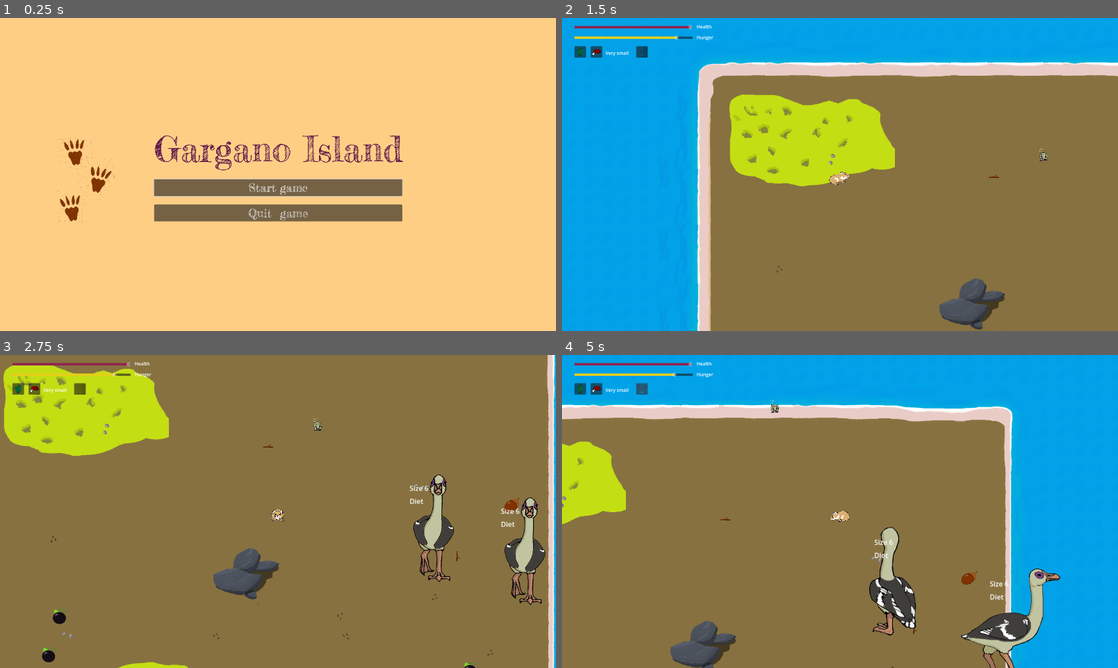
Above: before the commit, frames 1-4 (two rows, left to right).
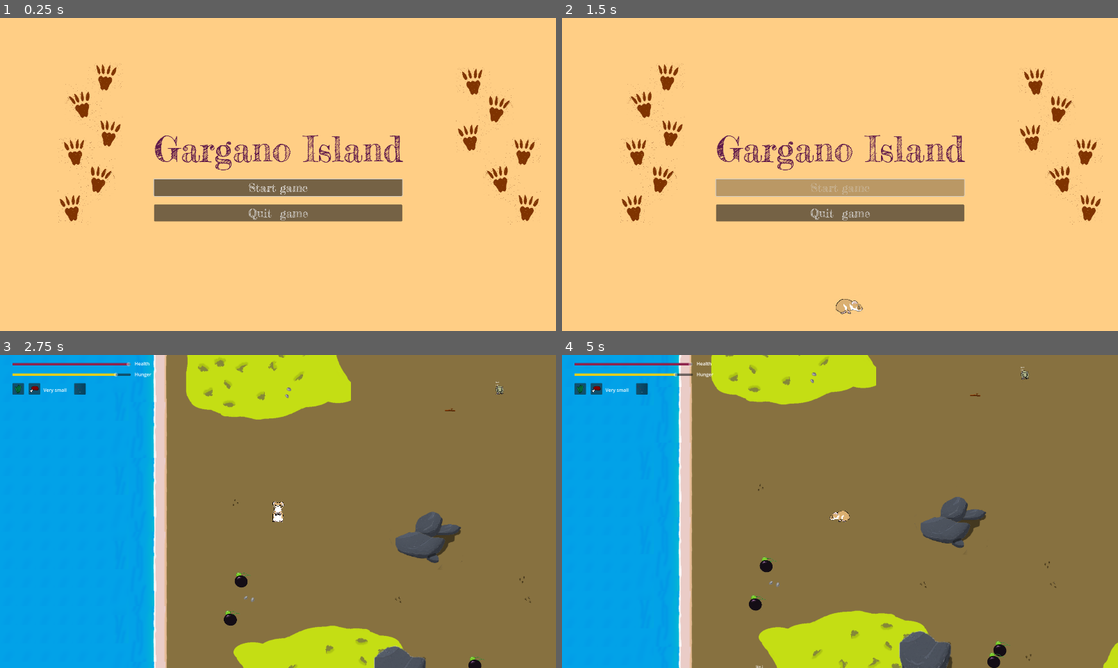
Above: after the commit, the same moments.

Repository: nialsiG/GMTK2024
Game: Godot game, scene res://scenes/start_menu.tscn
Same seed, same stepped clock (60 frames per second), same inputs: the game is played once before the commit and once after it. The engine's default icon, where the game draws it, is replaced by a stand-in: a white triangle on a blue panel in a dark square.
Inputs:
- Up to frame 1 (0.25 s): no input
- Up to frame 2 (1.5 s): click "Start game" at 0.5 s; hold D (move_right) from 1.28 s (still down); tap Space (attack) at 1.35 s
- Up to frame 3 (2.75 s): release D (move_right) at 2.03 s; hold S (move_down) from 2.03 s (still down); tap Space (attack) at 2.1 s
- Up to frame 4 (5 s): release S (move_down) at 2.78 s; hold D (move_right) 2.78-3.53 s; tap Space (attack) at 2.85, 3.6, 4.35 s; hold W (move_up) 3.53-4.28 s; hold A (move_left) from 4.28 s (still down)

The runs differ from the first frame. In frame 1, 1.4% of the frame differs, in the area x 11-98%, y 14-66%; in frame 2, 98%, in the area x 0-100%, y 0-100%; in frame 3, 44%; in frame 4, 61%.

Commit message:
Feature: Added icons for small and heavy Feature added sounds for goose when chasing and fleeing. Reduced default goose size by one Feature: added more traces on start screen, added honk noise and animation on starting Chores: Created animated sprite for player

Diff:
--- /dev/null
+++ b/Gmtk 2024/assets/sprites/player.tres
@@ -0,0 +1,85 @@
+[gd_resource type="SpriteFrames" load_steps=12 format=3 uid="uid://cgwmfc675gf35"]
+
+[ext_resource type="Texture2D" uid="uid://61y76uxq6atj" path="res://assets/sprites/Player/hamster_idle_face_01.png" id="1_l43hu"]
+[ext_resource type="Texture2D" uid="uid://bpdhoxb4rmy08" path="res://assets/sprites/Player/hamster_idle_side_01.png" id="2_ucuq4"]
+[ext_resource type="Texture2D" uid="uid://v6a3tt27udgp" path="res://assets/sprites/Player/hamster_idle_back_01.png" id="3_oo2p4"]
+[ext_resource type="Texture2D" uid="uid://b1mi803js6jeg" path="res://assets/sprites/Player/hamster_side_moving_01.png" id="4_wrqpe"]
+[ext_resource type="Texture2D" uid="uid://ctqpc1x4kj4sr" path="res://assets/sprites/Player/hamster_side_moving_02.png" id="5_lk2w0"]
+[ext_resource type="Texture2D" uid="uid://bcxbtw1h8ic5x" path="res://assets/sprites/Player/hamster_side_moving_03.png" id="6_6533u"]
+[ext_resource type="Texture2D" uid="uid://dplakeg7qs6u2" path="res://assets/sprites/Player/hamster_side_moving_04.png" id="7_4kulk"]
+[ext_resource type="Texture2D" uid="uid://djdnvxqrgco4k" path="res://assets/sprites/Player/hamster_side_moving_05.png" id="8_bwbvv"]
+[ext_resource type="Texture2D" uid="uid://ctkmr8xdb6enf" path="res://assets/sprites/Player/hamster_side_moving_06.png" id="9_pt1fn"]
+[ext_resource type="Texture2D" uid="uid://dglap0318bct2" path="res://assets/sprites/Player/hamster_side_moving_07.png" id="10_dj0jj"]
+[ext_resource type="Texture2D" uid="uid://c15a3v6ute750" path="res://assets/sprites/Player/hamster_side_moving_08.png" id="11_ibpos"]
+
+[resource]
+animations = [{
+"frames": [{
+"duration": 1.0,
+"texture": ExtResource("1_l43hu")
+}],
+"loop": true,
+"name": &"Down",
+"speed": 5.0
+}, {
+"frames": [{
+"duration": 1.0,
+"texture": ExtResource("1_l43hu")
+}],
+"loop": true,
+"name": &"Idle_Down",
+"speed": 5.0
+}, {
+"frames": [{
+"duration": 1.0,
+"texture": ExtResource("2_ucuq4")
+}],
+"loop": true,
+"name": &"Idle_Right",
+"speed": 5.0
+}, {
+"frames": [{
+"duration": 1.0,
+"texture": ExtResource("3_oo2p4")
+}],
+"loop": true,
+"name": &"Idle_Up",
+"speed": 5.0
+}, {
+"frames": [{
+"duration": 1.0,
+"texture": ExtResource("4_wrqpe")
+}, {
+"duration": 1.0,
+"texture": ExtResource("5_lk2w0")
+}, {
+"duration": 1.0,
+"texture": ExtResource("6_6533u")
+}, {
+"duration": 1.0,
+"texture": ExtResource("7_4kulk")
+}, {
+"duration": 1.0,
+"texture": ExtResource("8_bwbvv")
+}, {
+"duration": 1.0,
+"texture": ExtResource("9_pt1fn")
+}, {
+"duration": 1.0,
+"texture": ExtResource("10_dj0jj")
+}, {
+"duration": 1.0,
+"texture": ExtResource("11_ibpos")
+}],
+"loop": true,
+"name": &"Right",
+"speed": 10.0
+}, {
+"frames": [{
+"duration": 1.0,
+"texture": ExtResource("3_oo2p4")
+}],
+"loop": true,
+"name": &"Up",
+"speed": 5.0
+}]
--- a/Gmtk 2024/scenes/Animals/Garganomis.tscn
+++ b/Gmtk 2024/scenes/Animals/Garganomis.tscn
@@ -1,8 +1,10 @@
-[gd_scene load_steps=6 format=3 uid="uid://di8qff821ygdf"]
+[gd_scene load_steps=8 format=3 uid="uid://di8qff821ygdf"]
 
 [ext_resource type="PackedScene" uid="uid://q25xtiarjdfc" path="res://scenes/Animals/deinogalerix.tscn" id="1_p3d56"]
 [ext_resource type="Script" path="res://scripts/Animals/Garganomis.gd" id="2_h5ikr"]
 [ext_resource type="SpriteFrames" uid="uid://drp6wlx62prm8" path="res://assets/sprites/Animals/garganomis/Garganomis.tres" id="3_06okc"]
+[ext_resource type="AudioStream" uid="uid://dpox0yxacwbcs" path="res://assets/Sounds/aggresive_goose.mp3" id="4_byftv"]
+[ext_resource type="AudioStream" uid="uid://bqefseyajckvv" path="res://assets/Sounds/fleeing_goose.mp3" id="5_rmcm4"]
 
 [sub_resource type="CapsuleShape2D" id="CapsuleShape2D_g3ke5"]
 radius = 25.0
@@ -11,7 +13,7 @@
 [sub_resource type="CircleShape2D" id="CircleShape2D_xxdnw"]
 radius = 120.0
 
-[node name="deinogalerix" instance=ExtResource("1_p3d56")]
+[node name="deinogalerix2" instance=ExtResource("1_p3d56")]
 script = ExtResource("2_h5ikr")
 
 [node name="CollisionShape2D" parent="." index="0"]
@@ -19,7 +21,16 @@
 
 [node name="Sprite2D" parent="." index="1"]
 sprite_frames = ExtResource("3_06okc")
-animation = &"Up"
+animation = &"Idle_Up"
 
 [node name="CollisionShape2D" parent="Area2D" index="0"]
 shape = SubResource("CircleShape2D_xxdnw")
+
+[node name="ChasingSoundPlayer" parent="." index="3"]
+stream = ExtResource("4_byftv")
+volume_db = 24.0
+max_distance = 1000.0
+
+[node name="FleeingSoundPlayer" parent="." index="4"]
+stream = ExtResource("5_rmcm4")
+volume_db = 24.0
--- a/Gmtk 2024/scenes/Animals/Mikrotia.tscn
+++ b/Gmtk 2024/scenes/Animals/Mikrotia.tscn
@@ -8,11 +8,12 @@
 [sub_resource type="CircleShape2D" id="CircleShape2D_5nilg"]
 radius = 600.0
 
-[node name="deinogalerix" instance=ExtResource("1_qeo52")]
+[node name="deinogalerix3" instance=ExtResource("1_qeo52")]
 script = ExtResource("2_jqakm")
 
 [node name="Sprite2D" parent="." index="1"]
 sprite_frames = ExtResource("3_f4rfx")
+animation = &"Down"
 
 [node name="CollisionShape2D" parent="Area2D" index="0"]
 shape = SubResource("CircleShape2D_5nilg")
--- a/Gmtk 2024/scenes/Animals/Tyto.tscn
+++ b/Gmtk 2024/scenes/Animals/Tyto.tscn
@@ -8,7 +8,7 @@
 [sub_resource type="CircleShape2D" id="CircleShape2D_0nywd"]
 radius = 400.0
 
-[node name="deinogalerix" instance=ExtResource("1_janl0")]
+[node name="deinogalerix4" instance=ExtResource("1_janl0")]
 scale = Vector2(1.2, 1.2)
 collision_layer = 2
 collision_mask = 2
@@ -16,7 +16,7 @@
 
 [node name="Sprite2D" parent="." index="1"]
 sprite_frames = ExtResource("2_88tv6")
-animation = &"Down"
+animation = &"Idle_Up"
 
 [node name="CollisionShape2D" parent="Area2D" index="0"]
 shape = SubResource("CircleShape2D_0nywd")
--- a/Gmtk 2024/scenes/Animals/deinogalerix.tscn
+++ b/Gmtk 2024/scenes/Animals/deinogalerix.tscn
@@ -21,7 +21,7 @@
 [node name="Sprite2D" type="AnimatedSprite2D" parent="."]
 scale = Vector2(0.5, 0.5)
 sprite_frames = ExtResource("2_noffp")
-animation = &"Down"
+animation = &"Idle_Down"
 
 [node name="Area2D" type="Area2D" parent="."]
 
--- a/Gmtk 2024/scenes/Generators/EvolutionChoiceGenerator.gd
+++ b/Gmtk 2024/scenes/Generators/EvolutionChoiceGenerator.gd
@@ -9,11 +9,11 @@
 
 func _ready():
 	var nanism = CreateChoice("Nanism",
-	"You become smaller. Your food needs are reduced and so is your speed. More animal are predators to you.",
+	"You become smaller. Your food needs are reduced but more animals are predators to you.",
 	 enums.evolution.NANISM, "res://assets/sprites/Icons/IconNanism.png")
 
 	var gigantism = CreateChoice("Gigantism",
-	"You become bigger. Your food needs are increased and so is your speed. You can predate more animals.",
+	"You become bigger. Your food needs are increased and you can predate more animals.",
 	enums.evolution.GIGANTISM, "res://assets/sprites/Icons/IconGigantism.png")
 
 	var dietCarni = CreateChoice("Carnivore",
@@ -46,11 +46,11 @@
 
 	var lightness = CreateChoice("Lightness",
 	"Your frame is lighter, you become faster",
-	enums.evolution.LIGHTNESS, "res://assets/sprites/Icons/IconEfficiency.png")
+	enums.evolution.LIGHTNESS, "res://assets/sprites/Icons/IconLightness.png")
 
 	var heavyness = CreateChoice("heavyness",
 	"Your frame becomes heavier, you become slower",
-	enums.evolution.HEAVYNESS, "res://assets/sprites/Icons/IconEfficiency.png")
+	enums.evolution.HEAVYNESS, "res://assets/sprites/Icons/IconHeavy.png")
 
 	var color = CreateChoice("Coat",
 	"Your coat evolved, maybe it was not the best color, but it is who you are now",
@@ -68,6 +68,8 @@
 	_allEvolutions.append(efficiency)
 	_allEvolutions.append(agility)
 	_allEvolutions.append(color)
+	_allEvolutions.append(heavyness)
+	_allEvolutions.append(lightness)
 
 	_enemyEvolutions.append(nanism)
 	_enemyEvolutions.append(gigantism)
@@ -78,6 +80,8 @@
 	_enemyEvolutions.append(dietCarni)
 	_enemyEvolutions.append(color)
 	_enemyEvolutions.append(color)
+	_enemyEvolutions.append(heavyness)
+	_enemyEvolutions.append(lightness)
 
 func CreateChoice(evolName : String, description : String, evol : enums.evolution, path : String) -> EvolutionChoice:
 	var evolChoice = evolutionChoiceScript.new()
--- a/Gmtk 2024/scenes/TestViewAnimals.tscn
+++ b/Gmtk 2024/scenes/TestViewAnimals.tscn
@@ -1,10 +1,8 @@
-[gd_scene load_steps=10 format=3 uid="uid://eywd4ny71022"]
+[gd_scene load_steps=8 format=3 uid="uid://eywd4ny71022"]
 
 [ext_resource type="PackedScene" uid="uid://bkxmx828vv8d8" path="res://scenes/Animals/Tyto.tscn" id="1_symas"]
 [ext_resource type="PackedScene" uid="uid://q25xtiarjdfc" path="res://scenes/Animals/deinogalerix.tscn" id="2_fm5o0"]
-[ext_resource type="PackedScene" uid="uid://di8qff821ygdf" path="res://scenes/Animals/Garganomis.tscn" id="3_ig71k"]
 [ext_resource type="PackedScene" uid="uid://dqg7jad33ecwk" path="res://scenes/Animals/Mikrotia.tscn" id="4_8rjmj"]
-[ext_resource type="PackedScene" uid="uid://bdsqtikpmbisd" path="res://scenes/Animals/Prolagus.tscn" id="5_sx5rp"]
 [ext_resource type="PackedScene" uid="uid://c3mp8p0p305a3" path="res://scenes/player.tscn" id="6_evm0s"]
 [ext_resource type="Script" path="res://scenes/Meat.gd" id="7_jkstp"]
 [ext_resource type="PackedScene" uid="uid://i8vmvgudegbb" path="res://scenes/Plants/plant_morelle.tscn" id="7_lt5kp"]
@@ -13,20 +11,13 @@
 [node name="TestViewAnimals" type="Node2D"]
 
 [node name="Tyto" parent="." instance=ExtResource("1_symas")]
-position = Vector2(527, 0)
+position = Vector2(981.185, 56.9692)
 
 [node name="deinogalerix" parent="." instance=ExtResource("2_fm5o0")]
-position = Vector2(-122, 0)
-
-[node name="Garganomis" parent="." instance=ExtResource("3_ig71k")]
-position = Vector2(933, 0)
+position = Vector2(909.185, 530.969)
 
 [node name="Mikrotia" parent="." instance=ExtResource("4_8rjmj")]
-position = Vector2(-368.815, -0.0307922)
-
-[node name="Prolagus" parent="." instance=ExtResource("5_sx5rp")]
-position = Vector2(148, -2.27374e-13)
-scale = Vector2(0.8, 0.8)
+position = Vector2(1240.19, 730.969)
 
 [node name="PlayerMicro" parent="." instance=ExtResource("6_evm0s")]
 position = Vector2(-617.815, -419.031)
--- a/Gmtk 2024/scenes/player.tscn
+++ b/Gmtk 2024/scenes/player.tscn
@@ -1,119 +1,8 @@
-[gd_scene load_steps=24 format=3 uid="uid://c3mp8p0p305a3"]
+[gd_scene load_steps=5 format=3 uid="uid://c3mp8p0p305a3"]
 
 [ext_resource type="Script" path="res://scripts/player.gd" id="1_8cnlt"]
-[ext_resource type="Texture2D" uid="uid://dnmcfbn4lx22d" path="res://assets/sprites/Player/hamster_moving_down_01.png" id="3_bixbw"]
-[ext_resource type="Texture2D" uid="uid://bibprhb4qvxfn" path="res://assets/sprites/Player/hamster_moving_down_02.png" id="4_lhf52"]
-[ext_resource type="Texture2D" uid="uid://bpdhoxb4rmy08" path="res://assets/sprites/Player/hamster_idle_side_01.png" id="4_xvqug"]
-[ext_resource type="Texture2D" uid="uid://b1mi803js6jeg" path="res://assets/sprites/Player/hamster_side_moving_01.png" id="5_1unu8"]
-[ext_resource type="Texture2D" uid="uid://v6a3tt27udgp" path="res://assets/sprites/Player/hamster_idle_back_01.png" id="5_gx3ou"]
-[ext_resource type="Texture2D" uid="uid://61y76uxq6atj" path="res://assets/sprites/Player/hamster_idle_face_01.png" id="5_hf8so"]
-[ext_resource type="Texture2D" uid="uid://4kere5di28cw" path="res://assets/sprites/Player/hamster_moving_down_03.png" id="5_m54vq"]
-[ext_resource type="Texture2D" uid="uid://cowvmcpscyrea" path="res://assets/sprites/Player/hamster_moving_down_04.png" id="6_jjrqj"]
-[ext_resource type="Texture2D" uid="uid://ctqpc1x4kj4sr" path="res://assets/sprites/Player/hamster_side_moving_02.png" id="6_v41hh"]
-[ext_resource type="Texture2D" uid="uid://yhby1l8wmpvj" path="res://assets/sprites/Player/hamster_moving_down_05.png" id="7_5yfas"]
+[ext_resource type="SpriteFrames" uid="uid://cgwmfc675gf35" path="res://assets/sprites/player.tres" id="2_bg7yk"]
 [ext_resource type="AudioStream" uid="uid://w8jgorboi33h" path="res://assets/Sounds/Ate.wav" id="7_7nei2"]
-[ext_resource type="Texture2D" uid="uid://bcxbtw1h8ic5x" path="res://assets/sprites/Player/hamster_side_moving_03.png" id="7_gavtk"]
-[ext_resource type="Texture2D" uid="uid://1wx722su63uy" path="res://assets/sprites/Player/hamster_moving_down_06.png" id="8_ke4c4"]
-[ext_resource type="Texture2D" uid="uid://dplakeg7qs6u2" path="res://assets/sprites/Player/hamster_side_moving_04.png" id="8_nabgh"]
-[ext_resource type="Texture2D" uid="uid://djdnvxqrgco4k" path="res://assets/sprites/Player/hamster_side_moving_05.png" id="9_6j7iy"]
-[ext_resource type="Texture2D" uid="uid://cr8yodg8smmiu" path="res://assets/sprites/Player/hamster_moving_down_07.png" id="9_sj8f7"]
-[ext_resource type="Texture2D" uid="uid://lufdcqd0nar" path="res://assets/sprites/Player/hamster_moving_down_08.png" id="10_414md"]
-[ext_resource type="Texture2D" uid="uid://ctkmr8xdb6enf" path="res://assets/sprites/Player/hamster_side_moving_06.png" id="10_tyavp"]
-[ext_resource type="Texture2D" uid="uid://dglap0318bct2" path="res://assets/sprites/Player/hamster_side_moving_07.png" id="11_isr48"]
-[ext_resource type="Texture2D" uid="uid://c15a3v6ute750" path="res://assets/sprites/Player/hamster_side_moving_08.png" id="12_uk50g"]
-
-[sub_resource type="SpriteFrames" id="SpriteFrames_20df6"]
-animations = [{
-"frames": [{
-"duration": 1.0,
-"texture": ExtResource("3_bixbw")
-}, {
-"duration": 1.0,
-"texture": ExtResource("4_lhf52")
-}, {
-"duration": 1.0,
-"texture": ExtResource("5_m54vq")
-}, {
-"duration": 1.0,
-"texture": ExtResource("6_jjrqj")
-}, {
-"duration": 1.0,
-"texture": ExtResource("7_5yfas")
-}, {
-"duration": 1.0,
-"texture": ExtResource("8_ke4c4")
-}, {
-"duration": 1.0,
-"texture": ExtResource("9_sj8f7")
-}, {
-"duration": 1.0,
-"texture": ExtResource("10_414md")
-}],
-"loop": true,
-"name": &"Down",
-"speed": 10.0
-}, {
-"frames": [{
-"duration": 1.0,
-"texture": ExtResource("5_hf8so")
-}],
-"loop": true,
-"name": &"Idle_Down",
-"speed": 10.0
-}, {
-"frames": [{
-"duration": 1.0,
-"texture": ExtResource("4_xvqug")
-}],
-"loop": true,
-"name": &"Idle_Right",
-"speed": 5.0
-}, {
-"frames": [{
-"duration": 1.0,
-"texture": ExtResource("5_gx3ou")
-}],
-"loop": true,
-"name": &"Idle_Up",
-"speed": 5.0
-}, {
-"frames": [{
-"duration": 1.0,
-"texture": ExtResource("5_1unu8")
-}, {
-"duration": 1.0,
-"texture": ExtResource("6_v41hh")
-}, {
-"duration": 1.0,
-"texture": ExtResource("7_gavtk")
-}, {
-"duration": 1.0,
-"texture": ExtResource("8_nabgh")
-}, {
-"duration": 1.0,
-"texture": ExtResource("9_6j7iy")
-}, {
-"duration": 1.0,
-"texture": ExtResource("10_tyavp")
-}, {
-"duration": 1.0,
-"texture": ExtResource("11_isr48")
-}, {
-"duration": 1.0,
-"texture": ExtResource("12_uk50g")
-}],
-"loop": true,
-"name": &"Right",
-"speed": 10.0
-}, {
-"frames": [{
-"duration": 1.0,
-"texture": ExtResource("5_gx3ou")
-}],
-"loop": true,
-"name": &"Up",
-"speed": 10.0
-}]
 
 [sub_resource type="CapsuleShape2D" id="CapsuleShape2D_ifsr4"]
 radius = 60.0
@@ -126,8 +15,8 @@
 [node name="Sprite2D" type="AnimatedSprite2D" parent="."]
 position = Vector2(-9.53674e-07, -1.81901)
 scale = Vector2(0.5, 0.5)
-sprite_frames = SubResource("SpriteFrames_20df6")
-animation = &"Up"
+sprite_frames = ExtResource("2_bg7yk")
+animation = &"Down"
 
 [node name="CollisionShape2D" type="CollisionShape2D" parent="."]
 position = Vector2(0, 51.4286)
--- a/Gmtk 2024/scenes/start_menu.tscn
+++ b/Gmtk 2024/scenes/start_menu.tscn
@@ -1,9 +1,11 @@
-[gd_scene load_steps=5 format=3 uid="uid://f0jqo5i07ilx"]
+[gd_scene load_steps=7 format=3 uid="uid://f0jqo5i07ilx"]
 
 [ext_resource type="Script" path="res://scripts/start_menu.gd" id="1_riksi"]
 [ext_resource type="Texture2D" uid="uid://cklvio3iby23j" path="res://assets/sprites/Other/Steps.png" id="2_ago1e"]
 [ext_resource type="LabelSettings" uid="uid://d0xafy67rfe8g" path="res://resources/labels/title1.tres" id="2_sr5fs"]
 [ext_resource type="Theme" uid="uid://cy4ctfdd5em41" path="res://resources/buttons/button_theme.tres" id="3_jex88"]
+[ext_resource type="AudioStream" uid="uid://dpox0yxacwbcs" path="res://assets/Sounds/aggresive_goose.mp3" id="5_wla5a"]
+[ext_resource type="SpriteFrames" uid="uid://cgwmfc675gf35" path="res://assets/sprites/player.tres" id="6_2iajs"]
 
 [node name="start_menu" type="Node"]
 process_mode = 3
@@ -25,6 +27,14 @@
 offset_right = 399.0
 offset_bottom = 713.0
 texture = ExtResource("2_ago1e")
+
+[node name="AnimatedSprite2D" type="AnimatedSprite2D" parent="CanvasLayer"]
+visible = false
+position = Vector2(990, 972)
+scale = Vector2(0.2, 0.2)
+sprite_frames = ExtResource("6_2iajs")
+animation = &"Right"
+autoplay = "Right"
 
 [node name="VBoxContainer" type="VBoxContainer" parent="CanvasLayer"]
 anchors_preset = 8
@@ -58,5 +68,32 @@
 theme = ExtResource("3_jex88")
 text = "Quit  game"
 
+[node name="TextureRect3" type="TextureRect" parent="CanvasLayer"]
+offset_left = 224.0
+offset_top = 155.0
+offset_right = 424.0
+offset_bottom = 455.0
+texture = ExtResource("2_ago1e")
+flip_h = true
+
+[node name="TextureRect4" type="TextureRect" parent="CanvasLayer"]
+offset_left = 1668.0
+offset_top = 412.0
+offset_right = 1868.0
+offset_bottom = 712.0
+texture = ExtResource("2_ago1e")
+flip_h = true
+
+[node name="TextureRect2" type="TextureRect" parent="CanvasLayer"]
+offset_left = 1574.0
+offset_top = 170.0
+offset_right = 1774.0
+offset_bottom = 470.0
+texture = ExtResource("2_ago1e")
+
+[node name="StartGoosePlayer" type="AudioStreamPlayer" parent="."]
+stream = ExtResource("5_wla5a")
+volume_db = 23.998
+
 [connection signal="pressed" from="CanvasLayer/VBoxContainer/start_button" to="." method="_on_start_button_pressed"]
 [connection signal="pressed" from="CanvasLayer/VBoxContainer/quit_button2" to="." method="_on_quit_button_2_pressed"]
--- a/Gmtk 2024/scenes/world.gd
+++ b/Gmtk 2024/scenes/world.gd
@@ -143,7 +143,7 @@
 	var tree = get_tree()
 	tree.paused = true
 	_hud.DisplayDeath(true)
-	await get_tree().create_timer(5).timeout
+	await get_tree().create_timer(4).timeout
 	_hud.DisplayDeath(false)
 	tree.paused = false
 	tree.change_scene_to_file(start_menu)
--- a/Gmtk 2024/scripts/Animals/Garganomis.gd
+++ b/Gmtk 2024/scripts/Animals/Garganomis.gd
@@ -3,9 +3,11 @@
 func _ready():
 	_name = "Garga"
 	meatValue = 15
-	current_size = enums.Size.LARGE
+	current_size = enums.Size.MEDIUMLARGE
 	diet = enums.Diet.omni
 	sprite = get_node("Sprite2D")
+	_fleeingSoundPlayer = get_node("FleeingSoundPlayer")
+	_chasingSoundPlayer = get_node("ChasingSoundPlayer")
 	UpdateSize()
 	UpdateIdleFactor()
 	DisplaySize()
--- a/Gmtk 2024/scripts/start_menu.gd
+++ b/Gmtk 2024/scripts/start_menu.gd
@@ -2,11 +2,16 @@
 
 @onready var game = "res://scenes/world.tscn"
 @onready var focus_button = $CanvasLayer/VBoxContainer/start_button
-
+@onready var startGoosePlayer : AudioStreamPlayer = $StartGoosePlayer
+@onready var loadingSprite : AnimatedSprite2D = $CanvasLayer/AnimatedSprite2D
 func _ready():
 	focus_button.grab_focus()
 
 func _on_start_button_pressed():
+	focus_button.disabled = true
+	startGoosePlayer.play()
+	loadingSprite.show()
+	await get_tree().create_timer(1.5).timeout
 	get_tree().change_scene_to_file(game)
 
 func _on_quit_button_2_pressed():
Not shown, added: Gmtk 2024/assets/Sounds/aggresive_goose.mp3.import
Not shown, added: Gmtk 2024/assets/Sounds/fleeing_goose.mp3.import
Binary file changed: Gmtk 2024/assets/sprites/Icons/IconAgility.png
Binary file added: Gmtk 2024/assets/sprites/Icons/IconHeavy.png
Not shown, added: Gmtk 2024/assets/sprites/Icons/IconHeavy.png.import
Binary file added: Gmtk 2024/assets/sprites/Icons/IconLightness.png
Not shown, added: Gmtk 2024/assets/sprites/Icons/IconLightness.png.import
Not shown, added: Gmtk 2024/assets/Sounds/aggresive_goose.mp3
Not shown, added: Gmtk 2024/assets/Sounds/fleeing_goose.mp3
